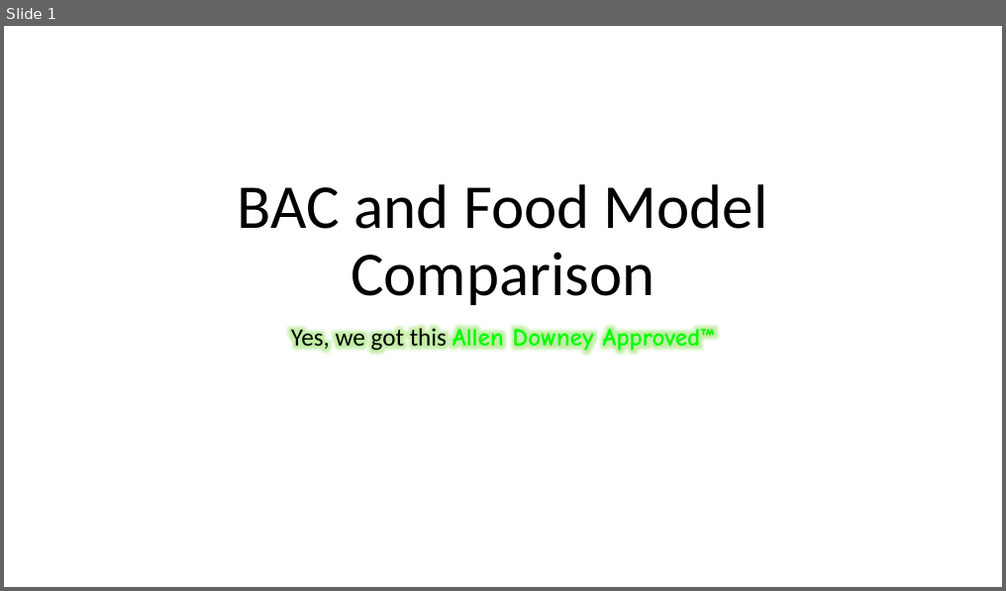
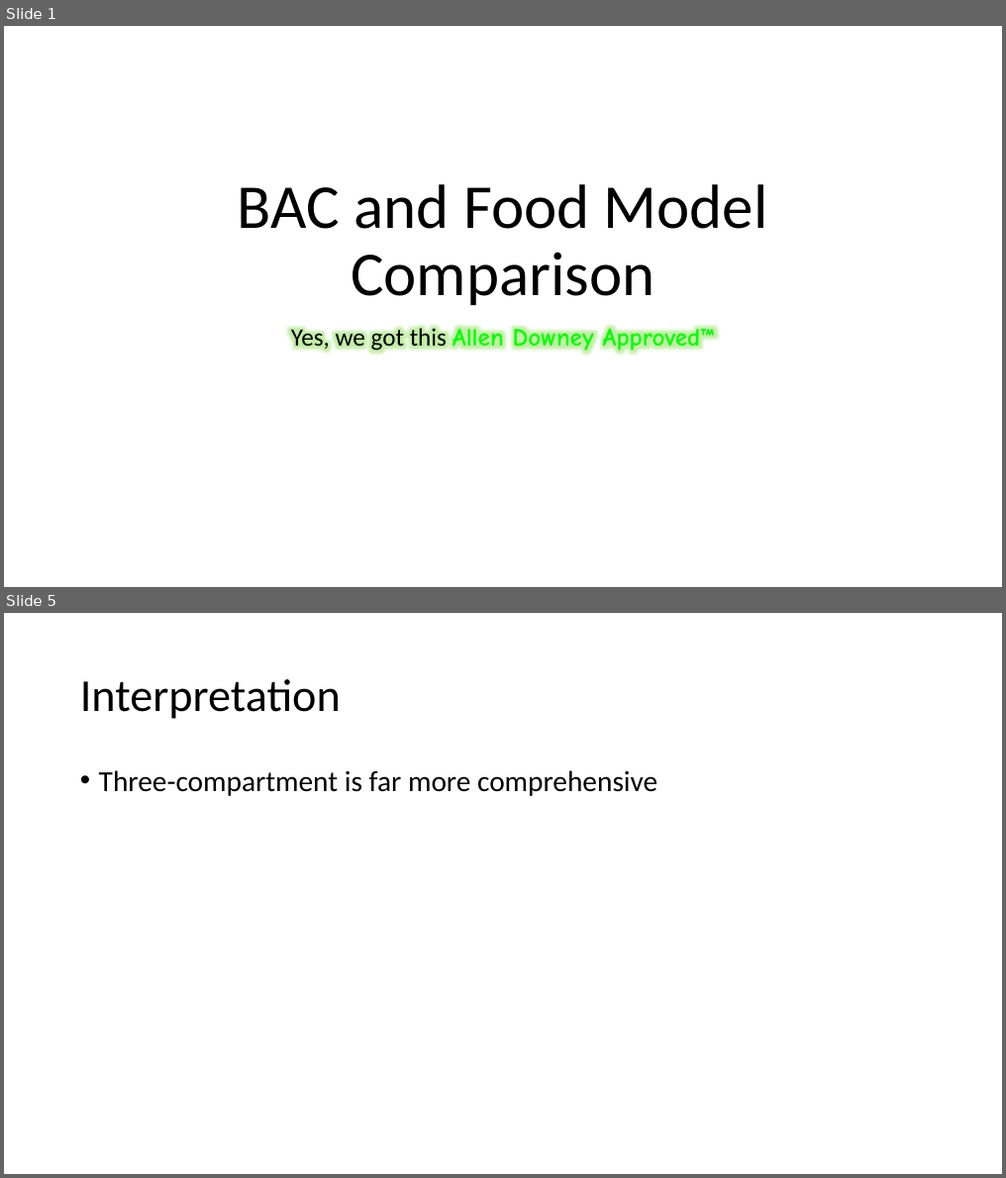
Before and after one commit to Utsav22G/bac_project, a slide deck: powerpoint.ppt.pptx. Shown one above the other, each under a label of ours: slide 1 before the commit, slides 1 and 5 after it; the slides between them are not shown. The pictures are 1006x591 and 1006x1178 pixels, drawn with LibreOffice and Linux fonts; fonts in the diff are those of the drawing. Boxes give left, top, right and bottom in pixels: in the first picture for what was removed or moved away, otherwise in the second. Text is boxed around its words. In the diff, an @@ line names an element or a change of style, - is before the commit and + after.

```diff
--- a/powerpoint.ppt.pptx
+++ b/powerpoint.ppt.pptx
@@ slide 5 added at [4,613,1002,1174], background #FFFFFF @@
@@ title added at [80,679,341,719], 44 pt, text #000000 @@
+Interpretation
@@ text added at [99,770,657,796], 28 pt, text #000000 @@
+• Three-compartment is far more comprehensive
```
Also in this commit, not shown: 2 slides changed, 1 other slide added, 2 slides removed.
